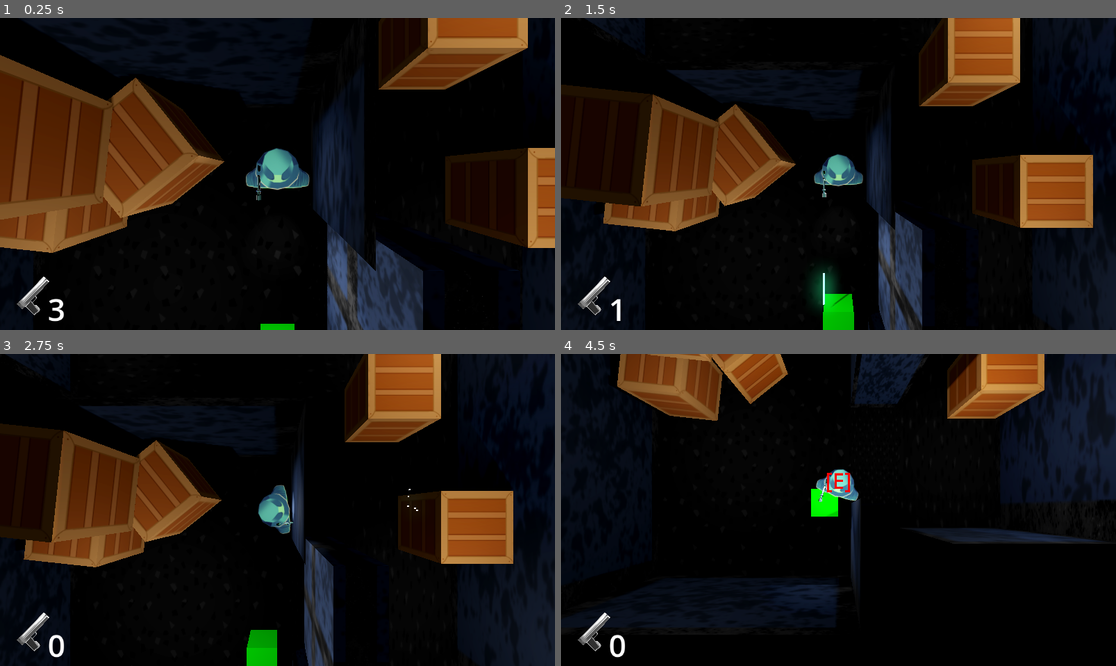
Above: before the commit, frames 1-4 (two rows, left to right).
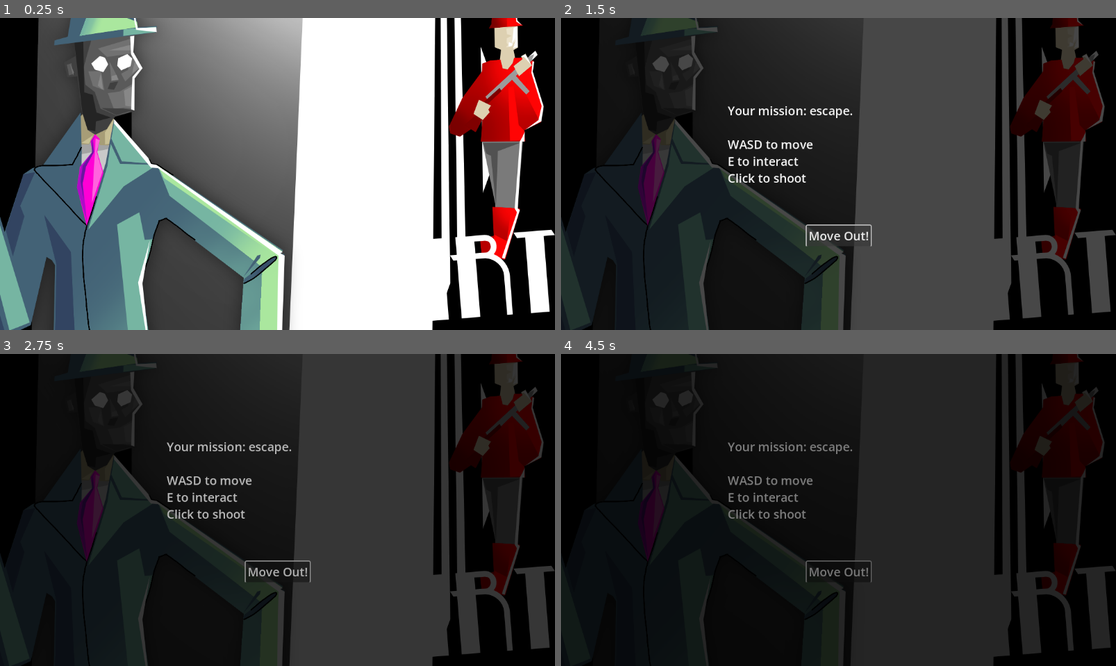
Above: after the commit, the same moments.

Repository: Evanator05/albertagamejam2023
Game: Godot game, scene res://Scenes/Title.tscn
Same seed, same stepped clock (60 frames per second), same inputs: the game is played once before the commit and once after it. Before the commit the project starts from res://Scenes/Game.tscn.
Inputs (mouse positions are in pixels of both pictures, inside the frame that each line leads up to):
- Up to frame 1 (0.25 s): no input
- Up to frame 2 (1.5 s): click (993, 280) at 0.52 s; click (838, 236) at 1.25 s, where only the run after the commit has a clickable "Move Out!"
- Up to frame 3 (2.75 s): tap Enter at 2 s; move the mouse to (399, 494) at 2.02 s; hold D (moveRight) from 2.03 s (still down); tap E (interact) at 2.1 s; click (399, 494) at 2.3 s
- Up to frame 4 (4.5 s): tap Enter at 2.75, 3.5, 4.25 s; move the mouse to (727, 525) at 2.77 s; release D (moveRight) at 2.78 s; hold S (moveDown) 2.78-3.53 s; click (727, 525) at 2.85 s; tap E (interact) at 3.05, 3.6 s; move the mouse to (894, 441) at 3.52 s; hold D (moveRight) 3.53-4.28 s; click (894, 441) at 3.8 s; move the mouse to (810, 572) at 4.27 s; hold W (moveUp) from 4.28 s (still down); click (810, 572) at 4.35 s

The runs differ from the first frame. In frame 1, 92% of the frame differs, in the area x 0-100%, y 0-100%; in frame 2, 74%; in frame 3, 64%; in frame 4, 50%.

Commit message:
Title screen

Diff:
--- /dev/null
+++ b/Scenes/Title.gd
@@ -0,0 +1,26 @@
+extends Control
+
+
+# Called when the node enters the scene tree for the first time.
+func _ready():
+	pass # Replace with function body.
+
+
+# Called every frame. 'delta' is the elapsed time since the previous frame.
+func _process(delta):
+	pass
+
+
+func _on_texture_button_pressed():
+	# Show exposition
+	$Intro.show()
+
+
+func _on_button_pressed():
+	var audioTween = get_tree().create_tween()
+	audioTween.tween_property($TitleMusic, "volume_db", -15.0, 5)
+	$BlackRect.show()
+	var toBlackTween = get_tree().create_tween()
+	toBlackTween.tween_property($BlackRect, "color:a", 1.0, 5)
+	await toBlackTween.finished
+	get_tree().change_scene_to_file("res://Scenes/Game.tscn")
--- /dev/null
+++ b/Scenes/Title.tscn
@@ -0,0 +1,106 @@
+[gd_scene load_steps=7 format=3 uid="uid://bi3mac4aqpu4n"]
+
+[ext_resource type="Script" path="res://Scenes/Title.gd" id="1_m6rwx"]
+[ext_resource type="Texture2D" uid="uid://cw6nuvnnnk7b4" path="res://Textures/titlesplash.png" id="1_yay6o"]
+[ext_resource type="Texture2D" uid="uid://du31ku7lfm6kn" path="res://Textures/start.png" id="2_d5w48"]
+[ext_resource type="Texture2D" uid="uid://be4qbg3jaijko" path="res://Textures/start_clicked.png" id="3_1vnxv"]
+[ext_resource type="AudioStream" uid="uid://dutb7t4431yxx" path="res://Audio/Music/Title Screen_easy loopable.mp3" id="5_ys5yg"]
+
+[sub_resource type="Theme" id="Theme_4tl5j"]
+default_font_size = 25
+
+[node name="Title" type="Control"]
+layout_mode = 3
+anchors_preset = 15
+anchor_right = 1.0
+anchor_bottom = 1.0
+grow_horizontal = 2
+grow_vertical = 2
+script = ExtResource("1_m6rwx")
+
+[node name="Background" type="TextureRect" parent="."]
+layout_mode = 1
+anchors_preset = 15
+anchor_right = 1.0
+anchor_bottom = 1.0
+grow_horizontal = 2
+grow_vertical = 2
+texture = ExtResource("1_yay6o")
+expand_mode = 3
+stretch_mode = 3
+
+[node name="TextureButton" type="TextureButton" parent="."]
+layout_mode = 1
+anchors_preset = 3
+anchor_left = 1.0
+anchor_top = 1.0
+anchor_right = 1.0
+anchor_bottom = 1.0
+offset_left = -508.0
+offset_top = -209.0
+grow_horizontal = 0
+grow_vertical = 0
+texture_normal = ExtResource("2_d5w48")
+texture_hover = ExtResource("3_1vnxv")
+
+[node name="Intro" type="ColorRect" parent="."]
+visible = false
+layout_mode = 1
+anchors_preset = 15
+anchor_right = 1.0
+anchor_bottom = 1.0
+grow_horizontal = 2
+grow_vertical = 2
+color = Color(0, 0, 0, 0.709804)
+
+[node name="RichTextLabel" type="RichTextLabel" parent="Intro"]
+layout_mode = 1
+anchors_preset = 8
+anchor_left = 0.5
+anchor_top = 0.5
+anchor_right = 0.5
+anchor_bottom = 0.5
+offset_left = -230.0
+offset_top = -149.5
+offset_right = 230.0
+offset_bottom = 149.5
+grow_horizontal = 2
+grow_vertical = 2
+theme = SubResource("Theme_4tl5j")
+text = "Your mission: escape.
+
+WASD to move
+E to interact
+Click to shoot"
+
+[node name="Button" type="Button" parent="Intro/RichTextLabel"]
+layout_mode = 1
+anchors_preset = 7
+anchor_left = 0.5
+anchor_top = 1.0
+anchor_right = 0.5
+anchor_bottom = 1.0
+offset_left = -40.5
+offset_top = -31.0
+offset_right = 40.5
+grow_horizontal = 2
+grow_vertical = 0
+text = "Move Out!"
+
+[node name="TitleMusic" type="AudioStreamPlayer" parent="."]
+stream = ExtResource("5_ys5yg")
+volume_db = 5.0
+autoplay = true
+
+[node name="BlackRect" type="ColorRect" parent="."]
+visible = false
+layout_mode = 1
+anchors_preset = 15
+anchor_right = 1.0
+anchor_bottom = 1.0
+grow_horizontal = 2
+grow_vertical = 2
+color = Color(0, 0, 0, 0)
+
+[connection signal="pressed" from="TextureButton" to="." method="_on_texture_button_pressed"]
+[connection signal="pressed" from="Intro/RichTextLabel/Button" to="." method="_on_button_pressed"]
--- a/project.godot
+++ b/project.godot
@@ -11,7 +11,7 @@
 [application]
 
 config/name="AlbertaGameJam2023"
-run/main_scene="res://Scenes/Game.tscn"
+run/main_scene="res://Scenes/Title.tscn"
 config/features=PackedStringArray("4.1", "Forward Plus")
 config/icon="res://icon.svg"
 
Not shown, added: Audio/Music/Title Screen_easy loopable.mp3.import
Binary file added: Textures/start.png
Not shown, added: Textures/start.png.import
Binary file added: Textures/start_clicked.png
Not shown, added: Textures/start_clicked.png.import
Binary file added: Textures/titlesplash.png
Not shown, added: Textures/titlesplash.png.import
Not shown, added: Audio/Music/Title Screen_easy loopable.mp3
